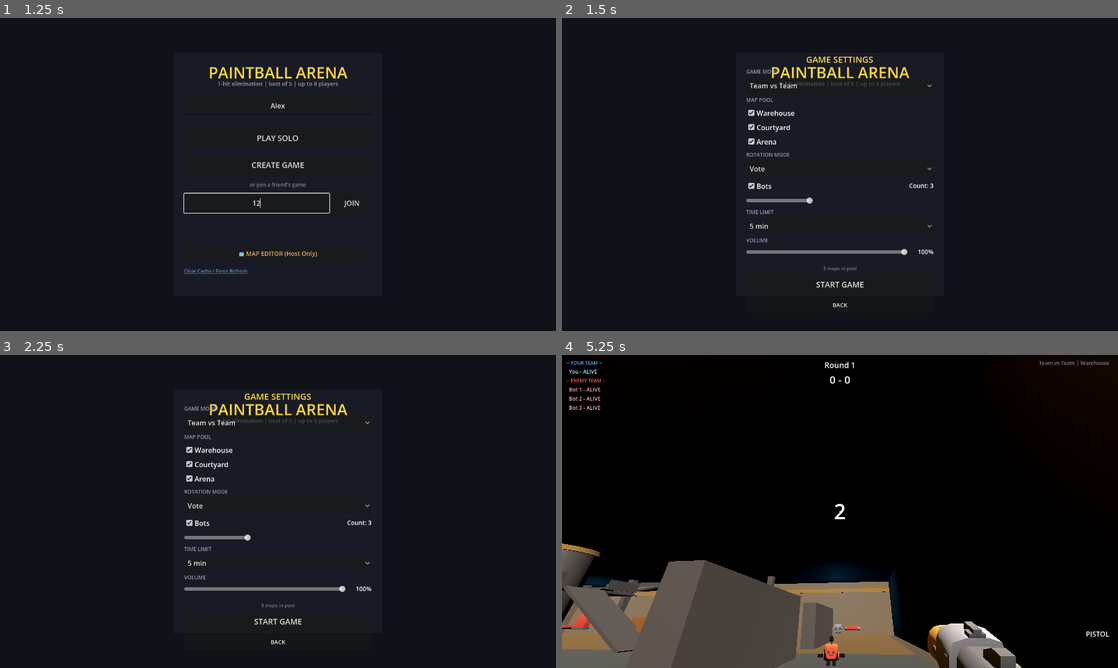
Above: before the commit, frames 1-4 (two rows, left to right).
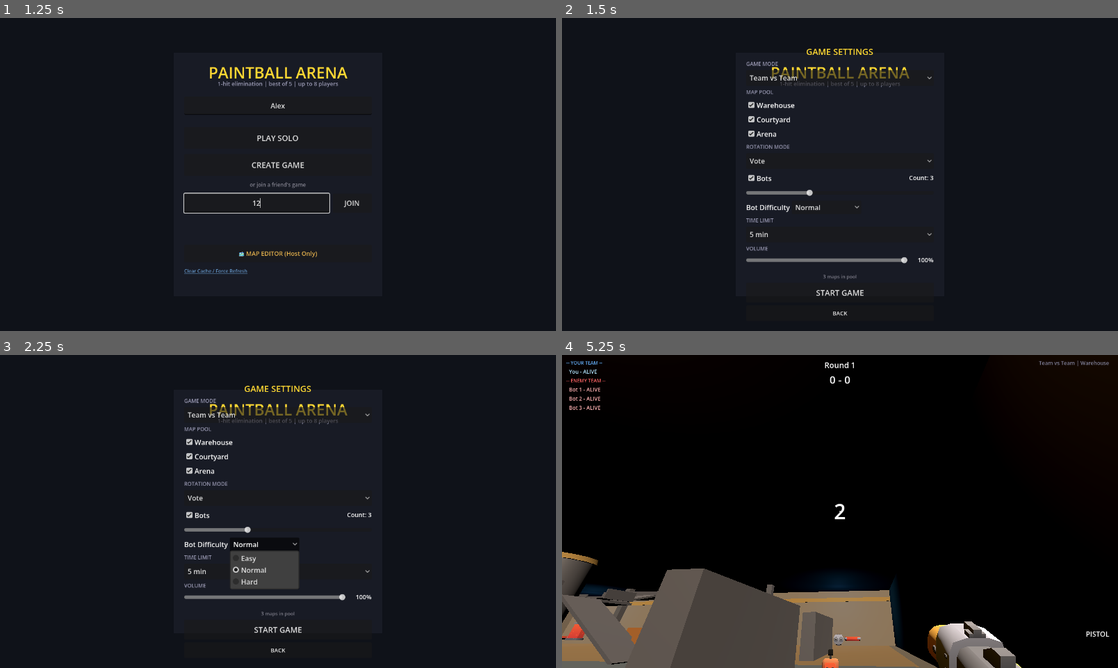
Above: after the commit, the same moments.

Repository: curlyphries/paintball
Game: Godot game, scene res://scenes/main_menu.tscn
Two runs of this game, one before a commit and one after it. Both use one fixed random seed, a clock stepped at 60 frames per second and the inputs below.
Inputs (mouse positions are in pixels of both pictures, inside the frame that each line leads up to):
- Up to frame 1 (1.25 s): click (278, 105) at 0.52 s; type "Alex" at 0.6 s; click (255, 202) at 0.75 s; type "12" at 0.83 s
- Up to frame 2 (1.5 s): click "PLAY SOLO" at 1.25 s
- Up to frame 3 (2.25 s): click (266, 542) at 2 s, where only the run after the commit has a clickable "Normal"
- Up to frame 4 (5.25 s): click (828, 542) at 2.75 s, where only the run after the commit has a clickable "Normal"; click "START GAME" at 3.5 s; tap Enter at 4.25 s; move the mouse to (867, 511) at 4.27 s; hold Right mouse button (aim) 4.28-5.03 s; hold W (move_forward) from 4.28 s (still down); tap Space (jump) at 4.52 s; click (867, 511) at 4.55 s; move the mouse to (812, 511) at 5.02 s; click (812, 511) at 5.1 s

Frame 1 is identical in both runs. In frame 2, 3.4% of the frame differs, in the area x 33-67%, y 9-96%; in frame 3, 4.8%; in frame 4, 5.4%, in the area x 0-68%, y 60-100%.

Commit message:
feat(bots): Easy/Normal/Hard difficulty setting, default Normal tuned down
Player feedback after the bot-hunting fix: "I can't survive past 2
seconds." The vision fix + full-strength target leading made every
bot a headhunter, and there was no way to tune it — accuracy and
reaction were just randomized at spawn.

- game_settings.gd: BotDifficulty enum + per-difficulty presets
  (accuracy/reaction ranges, lead factor, vision/engage ranges, fire
  cooldown multiplier). Choice persists to user://prefs.cfg.

- bot.gd: vision/engage/lead/fire-rate are now per-bot variables set
  from the preset at spawn instead of hardcoded constants.

- main_game.gd: applies the selected preset when spawning bots.

- main_menu.gd: "Bot Difficulty" dropdown in the settings panel
  (built in code below the bot-count slider), applied and saved on
  confirm.

Tuning vs yesterday's implicit values: Normal is now gentler than
what shipped this morning (lead 0.9 -> 0.55, engage 38 -> 32m, fire
cooldown x1.25, slower reactions); Hard is roughly this morning's
lethality; Easy is forgiving (short vision, 1.6x slower shooting,
minimal leading).

Co-Authored-By: Claude Fable 5 <noreply@anthropic.com>

Diff:
--- a/scripts/bot.gd
+++ b/scripts/bot.gd
@@ -7,9 +7,11 @@
 const GRAVITY := 16.7  # matches player.gd so everyone falls at the same rate
 const JUMP_VELOCITY := 5.9
 
-# Combat ranges — sized for the redesigned 50-60m maps
-const VISION_RANGE := 45.0
-const ENGAGE_RANGE := 38.0
+# Combat tuning — overwritten from GameSettings.get_bot_preset() at spawn
+var vision_range := 40.0
+var engage_range := 32.0
+var lead_factor := 0.55   # fraction of target velocity aimed ahead
+var fire_mult := 1.25     # weapon cooldown multiplier (higher = slower)
 
 # AI State machine
 enum State { PATROL, CHASE, COVER, SHOOT, DEAD }
@@ -154,7 +156,7 @@
 	look_at_target(delta)
 
 	# If close enough and can see, shoot
-	if can_see_player() and dist < ENGAGE_RANGE:
+	if can_see_player() and dist < engage_range:
 		reaction_timer -= delta
 		if reaction_timer <= 0:
 			state = State.SHOOT
@@ -237,7 +239,7 @@
 		return false
 	var from := global_position + Vector3.UP * 1.5
 	var to: Vector3 = target.global_position + Vector3.UP * 1.0
-	if from.distance_to(to) > VISION_RANGE:
+	if from.distance_to(to) > vision_range:
 		return false
 	var query := PhysicsRayQueryParameters3D.create(from, to)
 	query.exclude = [get_rid()]
@@ -308,7 +310,7 @@
 		return
 
 	var weapon_data = GameState.get_weapon_data(weapon_name)
-	fire_cooldown = weapon_data.fire_rate
+	fire_cooldown = weapon_data.fire_rate * fire_mult
 
 	# Calculate direction with target leading — aim where they'll be when
 	# the paintball arrives, not where they are
@@ -316,7 +318,7 @@
 	var aim_pos: Vector3 = target.global_position + Vector3.UP * 1.0
 	if target is CharacterBody3D:
 		var lead_time: float = eye.distance_to(aim_pos) / weapon_data.speed
-		aim_pos += Vector3(target.velocity.x, 0, target.velocity.z) * lead_time * 0.9
+		aim_pos += Vector3(target.velocity.x, 0, target.velocity.z) * lead_time * lead_factor
 	var direction = (aim_pos - eye).normalized()
 
 	# Add inaccuracy based on bot accuracy
--- a/scripts/game_settings.gd
+++ b/scripts/game_settings.gd
@@ -15,6 +15,23 @@
 # --- Bots ---
 var bot_count: int = 3  # 0 = no bots
 var bots_enabled: bool = true
+
+# --- Bot difficulty ---
+enum BotDifficulty { EASY, NORMAL, HARD }
+var bot_difficulty: int = BotDifficulty.NORMAL
+
+# Per-difficulty tuning applied at spawn. accuracy/reaction are [min, max]
+# ranges randomized per bot so a squad doesn't feel like clones. lead is the
+# fraction of target velocity the bot aims ahead by, fire_mult scales weapon
+# cooldown (higher = slower shooting).
+const BOT_DIFFICULTY_PRESETS := {
+	BotDifficulty.EASY: {"name": "Easy", "accuracy": [0.3, 0.5], "reaction": [0.9, 1.4], "lead": 0.25, "vision": 32.0, "engage": 24.0, "fire_mult": 1.6},
+	BotDifficulty.NORMAL: {"name": "Normal", "accuracy": [0.45, 0.65], "reaction": [0.55, 0.95], "lead": 0.55, "vision": 40.0, "engage": 32.0, "fire_mult": 1.25},
+	BotDifficulty.HARD: {"name": "Hard", "accuracy": [0.6, 0.85], "reaction": [0.3, 0.55], "lead": 0.85, "vision": 45.0, "engage": 38.0, "fire_mult": 1.0},
+}
+
+func get_bot_preset() -> Dictionary:
+	return BOT_DIFFICULTY_PRESETS.get(bot_difficulty, BOT_DIFFICULTY_PRESETS[BotDifficulty.NORMAL])
 
 # --- Map ---
 const AVAILABLE_MAPS: Dictionary = {
@@ -147,6 +164,7 @@
 func save_prefs() -> void:
 	var cfg := ConfigFile.new()
 	cfg.set_value("audio", "master_volume", master_volume)
+	cfg.set_value("bots", "difficulty", bot_difficulty)
 	cfg.save(PREFS_PATH)
 
 func load_prefs() -> void:
@@ -154,12 +172,14 @@
 	if cfg.load(PREFS_PATH) != OK:
 		return
 	master_volume = clampf(float(cfg.get_value("audio", "master_volume", 1.0)), 0.0, 1.0)
+	bot_difficulty = clampi(int(cfg.get_value("bots", "difficulty", BotDifficulty.NORMAL)), BotDifficulty.EASY, BotDifficulty.HARD)
 	apply_volume()
 
 func reset_to_defaults() -> void:
 	game_mode = GameMode.TEAM_VS_TEAM
 	bot_count = 3
 	bots_enabled = true
+	bot_difficulty = BotDifficulty.NORMAL
 	map_pool.assign(["warehouse", "courtyard", "arena"])
 	current_map = "warehouse"
 	rotation_mode = RotationMode.VOTE
--- a/scripts/main_game.gd
+++ b/scripts/main_game.gd
@@ -119,8 +119,13 @@
 		# In deathmatch all bots are independent teams, otherwise team 1
 		bot.team = (start_id + i) if is_deathmatch else 1
 		bot.bot_name = "Bot " + str(i + 1)
-		bot.accuracy = randf_range(0.5, 0.85)
-		bot.reaction_time = randf_range(0.3, 0.8)
+		var preset = GameSettings.get_bot_preset()
+		bot.accuracy = randf_range(preset.accuracy[0], preset.accuracy[1])
+		bot.reaction_time = randf_range(preset.reaction[0], preset.reaction[1])
+		bot.lead_factor = preset.lead
+		bot.vision_range = preset.vision
+		bot.engage_range = preset.engage
+		bot.fire_mult = preset.fire_mult
 		bot.MAP_MIN = map_bounds[0]
 		bot.MAP_MAX = map_bounds[1]
 		bot.eliminated.connect(_on_bot_eliminated)
--- a/scripts/main_menu.gd
+++ b/scripts/main_menu.gd
@@ -42,6 +42,7 @@
 var _countdown_active := false
 var _countdown_remaining := 0
 var _settings_mode := ""  # "solo" or "create" — what happens after settings confirm
+var difficulty_option: OptionButton = null  # built in code, lives under BotsRow's VBox
 
 func _ready() -> void:
 	play_solo_btn.pressed.connect(_on_play_solo)
@@ -96,6 +97,23 @@
 	if GameSettings.game_mode == GameSettings.GameMode.CAPTURE_THE_FLAG:
 		GameSettings.game_mode = GameSettings.GameMode.TEAM_VS_TEAM
 	mode_option.select(mode_option.get_item_index(GameSettings.game_mode))
+
+	# Bot difficulty — built in code (scene has no node for it yet), placed
+	# right after the bots slider
+	if difficulty_option == null:
+		var vbox := bots_slider.get_parent()
+		var row := HBoxContainer.new()
+		var lbl := Label.new()
+		lbl.text = "Bot Difficulty"
+		row.add_child(lbl)
+		difficulty_option = OptionButton.new()
+		difficulty_option.custom_minimum_size.x = 160
+		for d in GameSettings.BOT_DIFFICULTY_PRESETS:
+			difficulty_option.add_item(GameSettings.BOT_DIFFICULTY_PRESETS[d].name, d)
+		row.add_child(difficulty_option)
+		vbox.add_child(row)
+		vbox.move_child(row, bots_slider.get_index() + 1)
+	difficulty_option.select(difficulty_option.get_item_index(GameSettings.bot_difficulty))
 
 	# Map pool — one checkbox per available map
 	for child in map_pool_container.get_children():
@@ -201,6 +219,9 @@
 	GameSettings.rotation_mode = rotation_option.selected
 	GameSettings.bots_enabled = bots_check.button_pressed
 	GameSettings.bot_count = int(bots_slider.value)
+	if difficulty_option:
+		GameSettings.bot_difficulty = difficulty_option.get_selected_id()
+	GameSettings.save_prefs()
 	var tl_idx = time_limit_option.selected
 	if tl_idx >= 0 and tl_idx < GameSettings.TIME_LIMIT_OPTIONS.size():
 		GameSettings.time_limit_minutes = GameSettings.TIME_LIMIT_OPTIONS[tl_idx]
